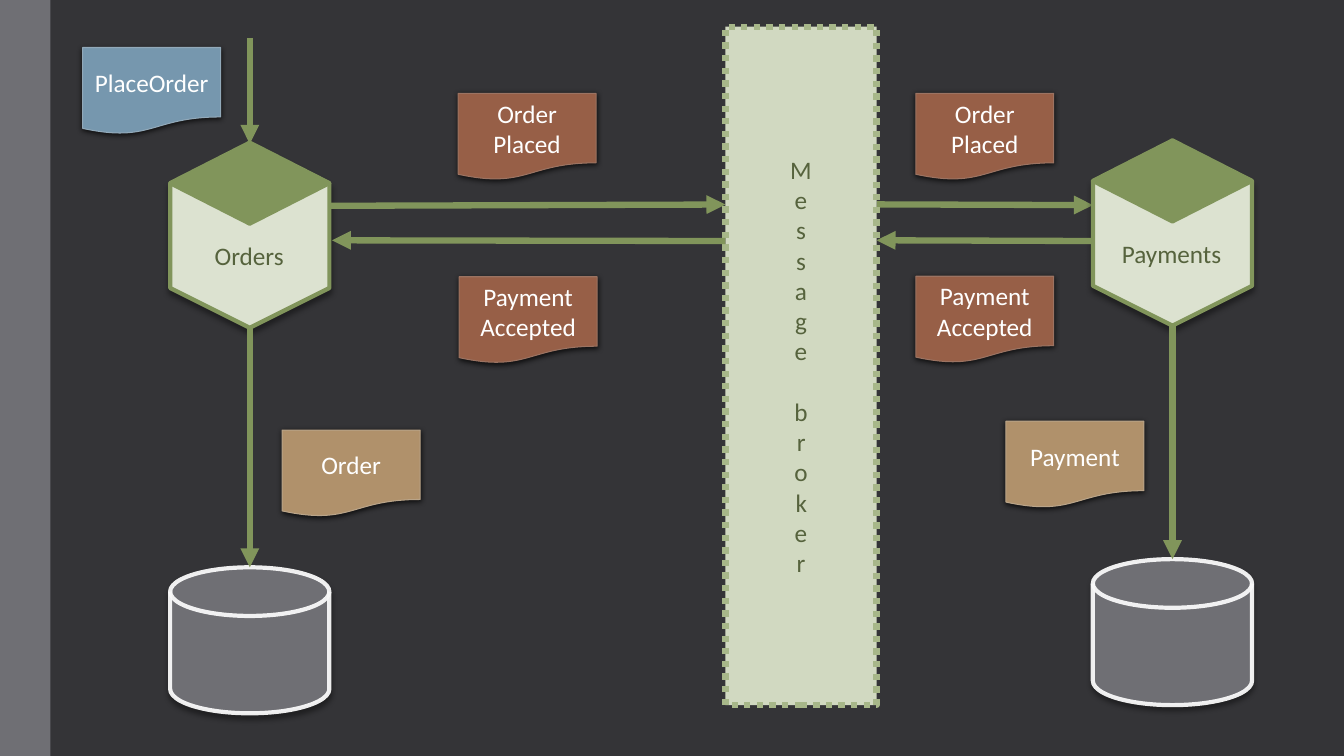
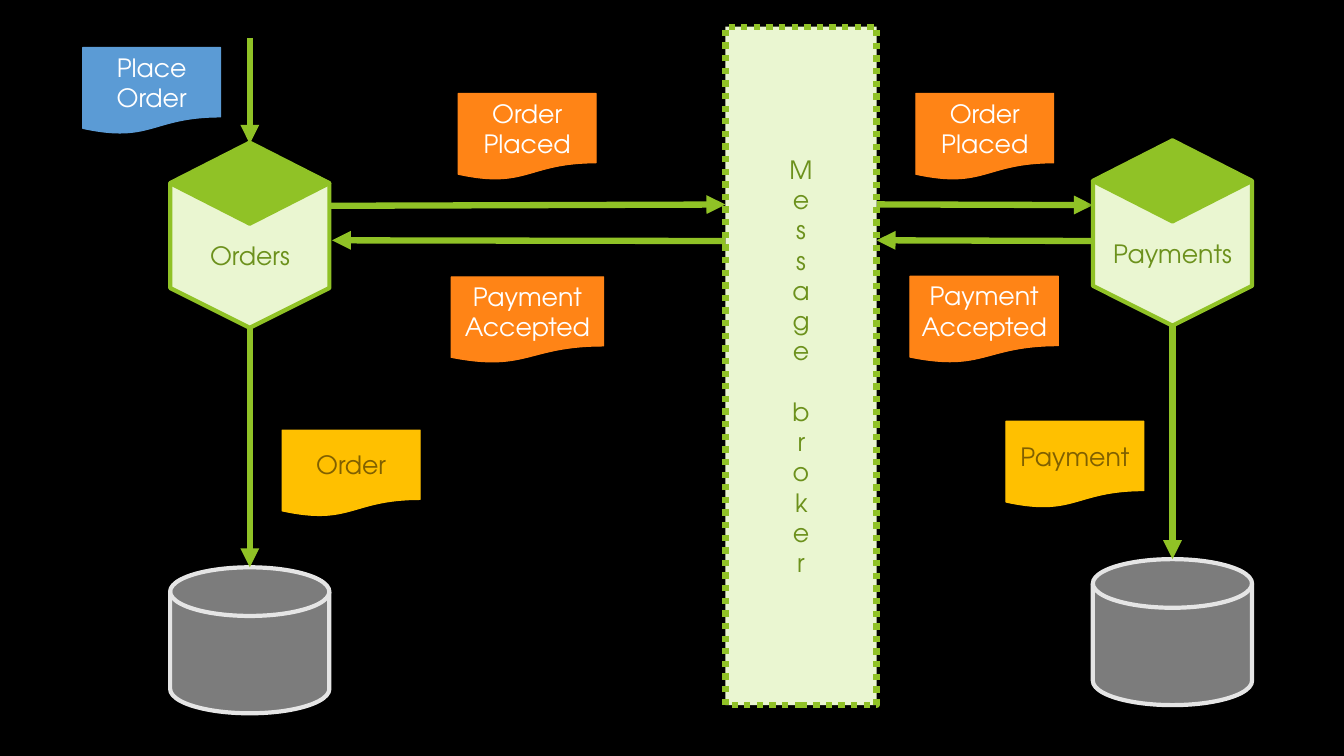
Before and after one commit to andrii-litvinov/event-driven-mongodb, a slide deck: slide 4 of t18-event-mongodb.pptx (slide 5 before the commit). Drawn at 1344x756 pixels with LibreOffice and Linux fonts; fonts in the diff are those of the drawing; background and template pictures are left out. Boxes give left, top, right and bottom in pixels: in the first picture for what was removed or moved away, otherwise in the second. Text is boxed around its words. In the diff, an @@ line names an element or a change of style, - is before the commit and + after.

```diff
--- a/t18-event-mongodb.pptx
+++ b/t18-event-mongodb.pptx
@@ background #353537 to picture (left out) @@
@@ rectangle removed at <box>0,0,50,756</box> @@
@@ rectangle "Message broker" at <box>726,27,877,706</box>: font Calibri to TeX Gyre Adventor, text colour #56633D to #6C921D; fill #D1DAC2 to #EAF6D1; outline #A7B789 4.5 pt dashed to #90C226 4.5 pt dashed @@
@@ flow chart document "Place Order" at <box>83,47,221,134</box>: fill #7797AE to #5B9BD5; outline #92A9B9 0.75 pt to #5B9BD5 0.75 pt; shadow off @@
@@ text in flow chart document at <box>117,58,187,108</box>: text changed; font Calibri to TeX Gyre Adventor @@
-PlaceOrder
+Place Order
@@ arrow (250, 37) - (250, 144): stroke #81955B 4.5 pt to #90C226 4.5 pt @@
@@ diamond at <box>170,142,330,223</box>: fill #81955B to #90C226; outline #81955B 3 pt to #90C226 3 pt @@
@@ hexagon at <box>171,144,330,328</box>: fill #DCE2D0 to #EAF6D1; outline #81955B 3 pt to #90C226 3 pt @@
@@ hexagon at <box>1093,142,1253,326</box>: fill #DCE2D0 to #EAF6D1; outline #81955B 3 pt to #90C226 3 pt @@
@@ diamond at <box>1093,140,1252,221</box>: fill #81955B to #90C226; outline #81955B 3 pt to #90C226 3 pt @@
@@ arrow (330, 206) - (726, 205): stroke #81955B 4.5 pt to #90C226 4.5 pt @@
@@ arrow (877, 205) - (1093, 205): stroke #81955B 4.5 pt to #90C226 4.5 pt @@
@@ text "Orders" at <box>210,246,290,266</box>: font Calibri to TeX Gyre Adventor, text colour #56633D to #6C921D @@
@@ text "Payments" at <box>1113,244,1232,268</box>: font Calibri to TeX Gyre Adventor, text colour #56633D to #6C921D @@
@@ text "Payments": place and size @@
-text "Payments" at <box>1122,247,1221,267</box>
+text "Payments" at <box>1113,244,1232,268</box>
@@ arrow (726, 241) - (332, 240): stroke #81955B 4.5 pt to #90C226 4.5 pt @@
@@ arrow (1093, 241) - (877, 240): stroke #81955B 4.5 pt to #90C226 4.5 pt @@
@@ font Calibri to TeX Gyre Adventor; fill #985F47 to #FF8416; outline #9B7362 0.75 pt to #FF8416 0.75 pt; shadow off in 4 elements at <box>459,94,597,180</box>, <box>917,94,1055,180</box>, <box>910,276,1059,363</box>, <box>452,277,604,363</box> @@
@@ flow chart document "Payment Accepted": place and size @@
-flow chart document "Payment Accepted" at <box>460,277,598,364</box>
+flow chart document "Payment Accepted" at <box>452,277,604,363</box>
@@ flow chart document "Payment Accepted": place and size @@
-flow chart document "Payment Accepted" at <box>917,276,1055,363</box>
+flow chart document "Payment Accepted" at <box>910,276,1059,363</box>
@@ arrow (250, 328) - (250, 568): stroke #81955B 4.5 pt to #90C226 4.5 pt @@
@@ arrow (1173, 326) - (1173, 560): stroke #81955B 4.5 pt to #90C226 4.5 pt @@
@@ flow chart document "Order" at <box>282,431,420,517</box>: font Calibri to TeX Gyre Adventor, text colour #FFFFFF to #806000; fill #B0926C to #FFC000; outline #B9A489 0.75 pt to #FFC000 0.75 pt; shadow off @@
@@ flow chart document "Payment" at <box>1006,421,1144,508</box>: font Calibri to TeX Gyre Adventor, text colour #FFFFFF to #806000; fill #B0926C to #FFC000; outline #B9A489 0.75 pt to #FFC000 0.75 pt; shadow off @@
@@ cylinder at <box>170,568,330,714</box>: fill #6F6F74 to #7C7C7C; outline #F9F9F9 3 pt to #E5E5E5 3 pt @@
@@ cylinder at <box>1093,560,1252,706</box>: fill #6F6F74 to #7C7C7C; outline #F9F9F9 3 pt to #E5E5E5 3 pt @@
```
Also in this commit, not shown: 14 other slides changed, 8 slides added, 6 slides removed, 4 other files.
